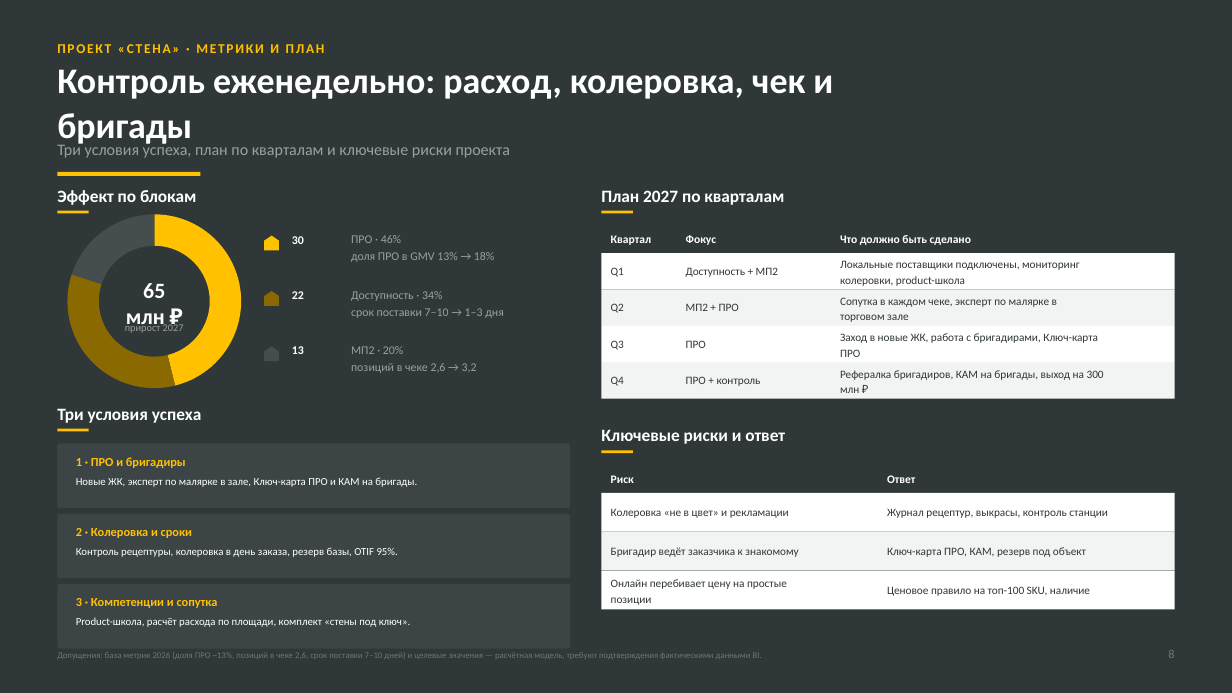
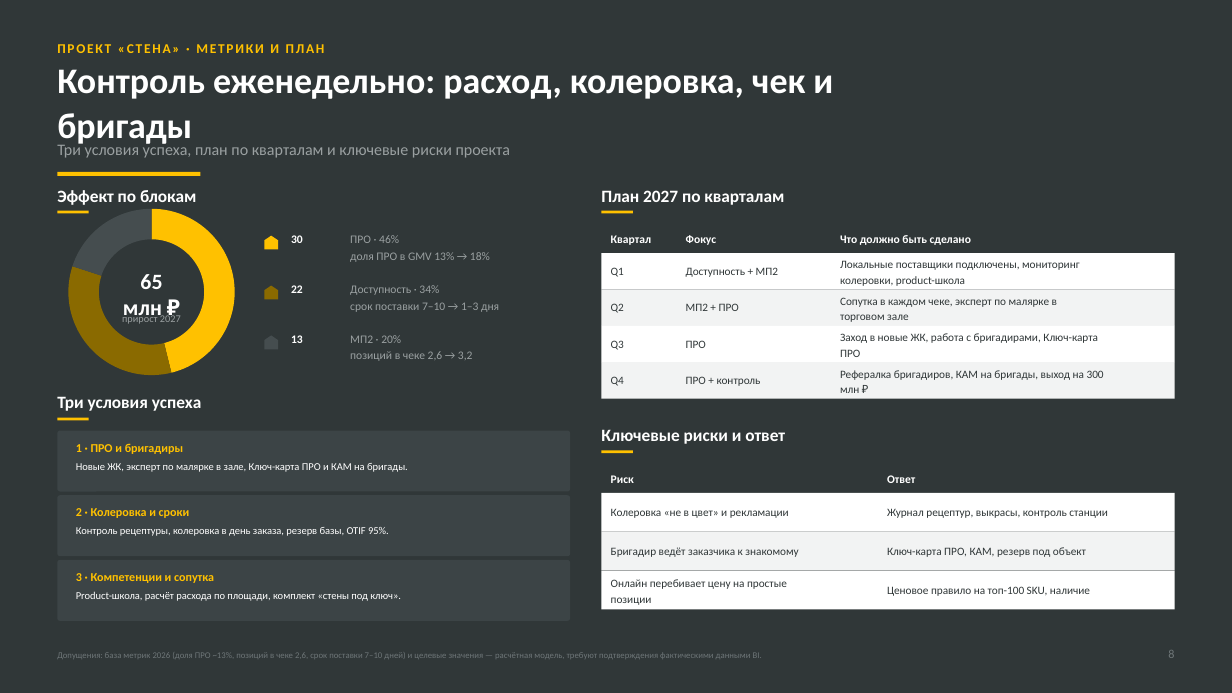
Before and after one commit to dmitrypalych44-ai/power-point, a slide deck: slide 8 of deliverables/Лемана_ПРО_Стратегия_Владивосток_2027.pptx. Drawn at 1232x693 pixels with LibreOffice and Linux fonts; fonts in the diff are those of the drawing. Boxes give left, top, right and bottom in pixels: in the first picture for what was removed or moved away, otherwise in the second. Text is boxed around its words. In the diff, an @@ line names an element or a change of style, - is before the commit and + after.

Commit message:
polish(deck): финальная вёрстка слайдов 3, 4, 8, 9, 13, 17, 18, 24
- s3/s4: сноски и подписи без наложений, единый ритм блоков
- s8: компактная легенда и панели условий успеха
- s9: полоса профиля клиента выровнена по центру, сноска не перекрыта
- s13: таблица МП4 поднята, примечание о конкурентах в одну строку
- s17: четыре метрики ремоделинга одной полосой вместо 2x2
- s18: сезонный контур и прогноз рынка в пределах контентной зоны
- s24: итоговые цифры заменены на проверяемые (9,1 → 14,5; 1 012; +390)

```diff
--- a/deliverables/Лемана_ПРО_Стратегия_Владивосток_2027.pptx
+++ b/deliverables/Лемана_ПРО_Стратегия_Владивосток_2027.pptx
@@ freeform shape: place and size @@
-freeform shape at [72,214,154,284]
+freeform shape at [72,209,152,275]
@@ freeform shape: place and size @@
-freeform shape at [154,214,241,385]
+freeform shape at [152,209,235,372]
@@ freeform shape: place and size @@
-freeform shape at [67,274,175,388]
+freeform shape at [68,266,172,375]
@@ text "65": place and size @@
-text "65" at [126,283,165,331]
+text "65" at [123,274,162,322]
@@ freeform shape: place and size @@
-freeform shape at [264,291,279,306]
+freeform shape at [264,286,278,299]
@@ text "прирост 2027": place and size @@
-text "прирост 2027" at [125,323,184,333]
+text "прирост 2027" at [122,314,181,324]
@@ size 9.2 to 9 pt in 6 elements at [350,235,490,262], [291,235,303,243], [350,285,499,312], [291,285,303,293], [350,335,473,361], [291,335,303,343] @@
@@ 3 texts, 1 rectangle, 1 freeform shape: place and size @@
-3 texts, 1 rectangle, 1 freeform shape at [57,346,477,432]
+3 texts, 1 rectangle, 1 freeform shape at [57,335,473,421]
@@ 2 texts, 1 rounded rectangle: place and size @@
-2 texts, 1 rounded rectangle at [57,444,570,508]
+2 texts, 1 rounded rectangle at [57,431,570,492]
@@ rounded rectangle: place and size @@
-rounded rectangle at [57,514,570,579]
+rounded rectangle at [57,495,570,556]
@@ text "2 · Колеровка и сроки": place and size @@
-text "2 · Колеровка и сроки" at [76,528,192,538]
+text "2 · Колеровка и сроки" at [76,508,190,518]
@@ text "Контроль рецептуры, колеровка в день ...": place and size @@
-text "Контроль рецептуры, колеровка в день ..." at [76,547,398,557]
+text "Контроль рецептуры, колеровка в день ..." at [76,527,389,536]
@@ proportions changed in 3 elements at [57,431,570,492], [57,495,570,556], [57,560,570,621] @@
@@ rounded rectangle: place and size @@
-rounded rectangle at [57,584,570,649]
+rounded rectangle at [57,560,570,621]
@@ size 9.6 to 9.4 pt in 3 elements at [76,443,183,454], [76,508,190,518], [76,573,214,583] @@
@@ text "3 · Компетенции и сопутка": place and size @@
-text "3 · Компетенции и сопутка" at [76,598,218,608]
+text "3 · Компетенции и сопутка" at [76,573,214,583]
@@ size 8.4 to 8.2 pt; line spacing 1.2 to 1.18 in 3 elements at [76,463,408,472], [76,527,389,536], [76,591,401,601] @@
@@ text "Product-школа, расчёт расхода по площади, ...": place and size @@
-text "Product-школа, расчёт расхода по площади, ..." at [76,617,410,627]
+text "Product-школа, расчёт расхода по площади, ..." at [76,591,401,601]
```
Also in this commit, not shown: 6 other slides changed, 4 other files.
